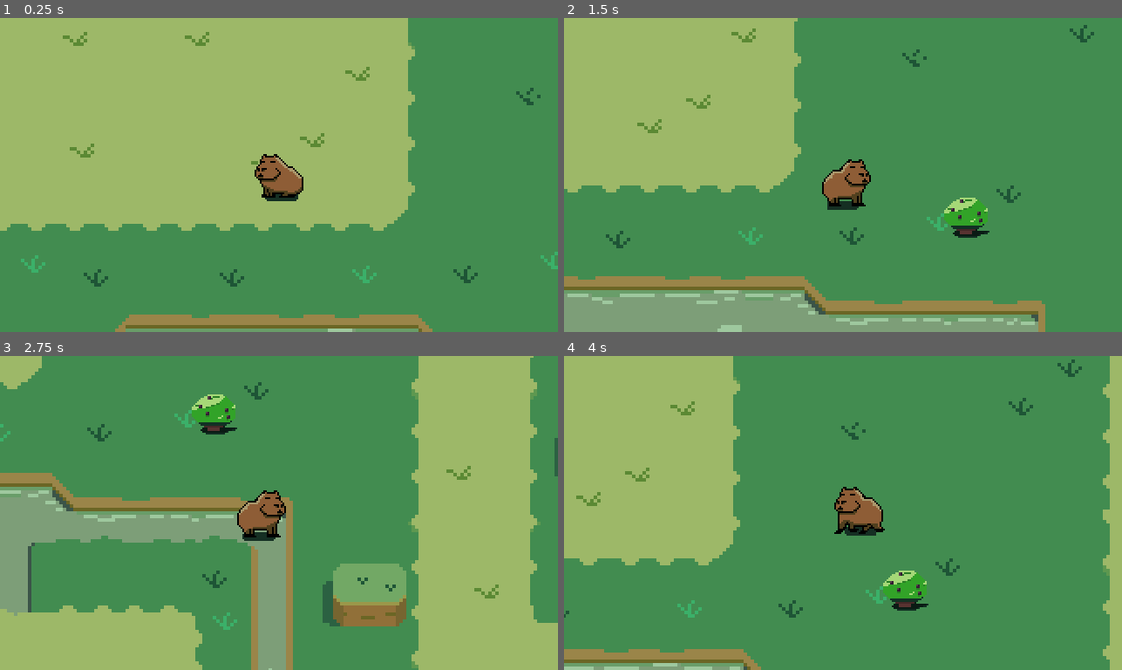
Above: before the commit, frames 1-4 (two rows, left to right).
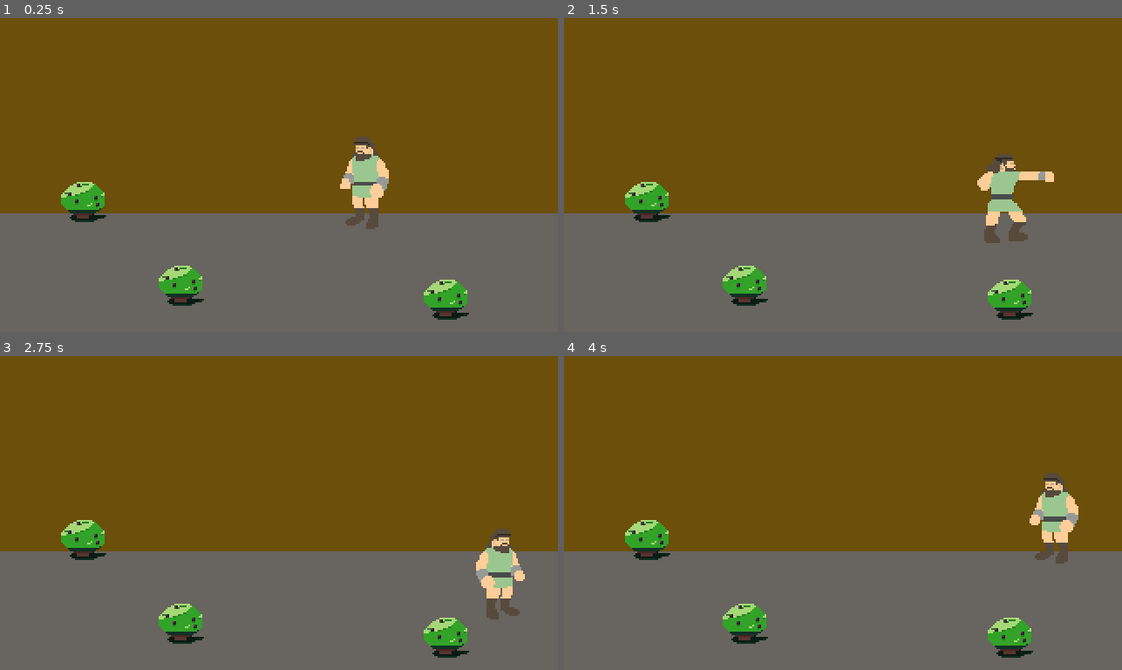
Above: after the commit, the same moments.

Repository: JesusRoberto64/Taller-de-videojuegos
Game: Godot game, scene res://Escenas/Peleas/arena.tscn
Same seed, same stepped clock (60 frames per second), same inputs: the game is played once before the commit and once after it. Before the commit the project starts from res://Escenas/Movimiento/Simple/main.tscn.
Inputs:
- Up to frame 1 (0.25 s): no input
- Up to frame 2 (1.5 s): tap Enter at 0.5 s; hold Right (ui_right) 0.53-1.28 s; tap Z (punch, bound only after the commit) at 0.6, 1.35 s; hold Down (ui_down) from 1.28 s (still down)
- Up to frame 3 (2.75 s): release Down (ui_down) at 2.03 s; hold Right (ui_right) from 2.03 s (still down); tap Z (punch, bound only after the commit) at 2.1 s
- Up to frame 4 (4 s): release Right (ui_right) at 2.78 s; hold Up (ui_up) 2.78-3.53 s; tap Z (punch, bound only after the commit) at 2.85, 3.6 s; hold Left (ui_left) from 3.53 s (still down)

The runs differ from the first frame. In frame 1, 100% of the frame differs, in the area x 0-100%, y 0-100%; in frame 2, 100%; in frame 3, 100%; in frame 4, 100%.

Commit message:
peleas prueba

Diff:
--- /dev/null
+++ b/Escenas/Peleas/arena.tscn
@@ -0,0 +1,36 @@
+[gd_scene load_steps=5 format=3 uid="uid://buup3r6cv0guy"]
+
+[ext_resource type="Texture2D" uid="uid://dvktpvltgny3d" path="res://Recursos/arena.png" id="1_hymrc"]
+[ext_resource type="PackedScene" uid="uid://bauegx3xiajpq" path="res://Escenas/Peleas/player.tscn" id="1_q1bo8"]
+[ext_resource type="PackedScene" uid="uid://bpmstsjxfvd6q" path="res://Escenas/Peleas/saco.tscn" id="2_l5i6v"]
+
+[sub_resource type="RectangleShape2D" id="RectangleShape2D_l5i6v"]
+size = Vector2(320, 30)
+
+[node name="Arena" type="Node2D"]
+metadata/_edit_horizontal_guides_ = [92.0]
+
+[node name="Arena" type="Sprite2D" parent="."]
+texture = ExtResource("1_hymrc")
+centered = false
+metadata/_edit_group_ = true
+metadata/_edit_lock_ = true
+
+[node name="StaticBody2D" type="StaticBody2D" parent="Arena"]
+
+[node name="CollisionShape2D" type="CollisionShape2D" parent="Arena/StaticBody2D"]
+position = Vector2(160, 54)
+shape = SubResource("RectangleShape2D_l5i6v")
+disabled = true
+
+[node name="Saco" parent="." instance=ExtResource("2_l5i6v")]
+position = Vector2(104, 152)
+
+[node name="Saco2" parent="." instance=ExtResource("2_l5i6v")]
+position = Vector2(256, 160)
+
+[node name="Saco3" parent="." instance=ExtResource("2_l5i6v")]
+position = Vector2(48, 104)
+
+[node name="player" parent="." instance=ExtResource("1_q1bo8")]
+position = Vector2(209, 92)
--- /dev/null
+++ b/Escenas/Peleas/player.gd
@@ -0,0 +1,81 @@
+extends CharacterBody2D
+
+var speed = 100.0
+var direction = Vector2(1.0, 0.0)
+var is_attacking = false
+var is_stoped = false
+
+var combo_buffer = false
+var is_combo = false
+
+@onready var punch_box = $Hitboxes/PunchShape
+@onready var upercut_box = $Hitboxes/UpercutShape
+@onready var kick_box = $Hitboxes/KickShape
+
+@onready var anim_spr : AnimatedSprite2D = $AnimatedSprite2D
+@onready var hit_boxes = $Hitboxes
+
+
+func _physics_process(_delta: float) -> void:
+	var mov = Input.get_vector("ui_left", "ui_right", "ui_up", "ui_down")
+
+	# Poner direccion
+	if mov.x != 0.0:
+		direction.x = roundf(mov.x)
+		anim_spr.scale.x = -direction.x
+		hit_boxes.scale.x = -direction.x
+
+	# Combo
+	if is_attacking and is_combo:
+		if Input.is_action_just_pressed("punch") and !combo_buffer:
+			combo_buffer = true
+
+	# Golpe
+	if Input.is_action_just_pressed("punch") and !is_attacking:
+		is_attacking = true
+		punch_box.disabled = false
+		anim_spr.play("hit_punch") # Empezar cadena
+		is_stoped = true
+		is_combo = true
+
+	if is_stoped:
+		mov = Vector2.ZERO
+
+	velocity = mov * speed
+	move_and_slide()
+
+	# Limite de escenario sin colisiones (temporal)
+	position.y = clamp(position.y, 90.0, 150.0)
+
+func _on_punch_body_entered(body: Node2D) -> void:
+	body.queue_free()
+
+func _on_animation_finished() -> void:
+	var prefix = anim_spr.get_animation().get_slice("_", 0)
+
+	if combo_buffer:
+		match anim_spr.get_animation():
+			"hit_punch":
+				anim_spr.play("hit_upercut")
+				punch_box.disabled = true
+				upercut_box.disabled = false
+				pass
+			"hit_upercut":
+				anim_spr.play("hit_kick")
+				upercut_box.disabled = true
+				kick_box.disabled = false
+				is_combo = false
+		combo_buffer = false
+		return
+
+	if prefix == "hit":
+		is_attacking = false
+
+		punch_box.disabled = true
+		upercut_box.disabled = true
+		kick_box.disabled = true
+
+		anim_spr.play("idle")
+		is_stoped = false
+		is_combo = false
+		combo_buffer = false
--- /dev/null
+++ b/Escenas/Peleas/player.tscn
@@ -0,0 +1,140 @@
+[gd_scene load_steps=15 format=3 uid="uid://bauegx3xiajpq"]
+
+[ext_resource type="Script" uid="uid://cekp4hhxmbbay" path="res://Escenas/Peleas/player.gd" id="1_1avs2"]
+[ext_resource type="Texture2D" uid="uid://bb40buwumvvtx" path="res://Recursos/Sanson.png" id="1_j1yls"]
+[ext_resource type="Texture2D" uid="uid://kd4ahxrmsrjm" path="res://Recursos/sanson_00.png" id="2_k8hwq"]
+
+[sub_resource type="AtlasTexture" id="AtlasTexture_0h544"]
+atlas = ExtResource("2_k8hwq")
+region = Rect2(92, 61, 46, 61)
+
+[sub_resource type="AtlasTexture" id="AtlasTexture_7w6ij"]
+atlas = ExtResource("2_k8hwq")
+region = Rect2(46, 0, 46, 61)
+
+[sub_resource type="AtlasTexture" id="AtlasTexture_1avs2"]
+atlas = ExtResource("1_j1yls")
+region = Rect2(46, 0, 46, 61)
+
+[sub_resource type="AtlasTexture" id="AtlasTexture_3phhw"]
+atlas = ExtResource("2_k8hwq")
+region = Rect2(46, 61, 46, 61)
+
+[sub_resource type="AtlasTexture" id="AtlasTexture_is6en"]
+atlas = ExtResource("2_k8hwq")
+region = Rect2(92, 0, 46, 61)
+
+[sub_resource type="AtlasTexture" id="AtlasTexture_k8hwq"]
+atlas = ExtResource("1_j1yls")
+region = Rect2(0, 0, 46, 61)
+
+[sub_resource type="SpriteFrames" id="SpriteFrames_7w6ij"]
+animations = [{
+"frames": [{
+"duration": 1.0,
+"texture": SubResource("AtlasTexture_0h544")
+}, {
+"duration": 1.0,
+"texture": SubResource("AtlasTexture_0h544")
+}],
+"loop": false,
+"name": &"hit_kick",
+"speed": 5.0
+}, {
+"frames": [{
+"duration": 1.0,
+"texture": SubResource("AtlasTexture_7w6ij")
+}, {
+"duration": 1.0,
+"texture": SubResource("AtlasTexture_1avs2")
+}, {
+"duration": 1.0,
+"texture": SubResource("AtlasTexture_1avs2")
+}, {
+"duration": 1.0,
+"texture": SubResource("AtlasTexture_7w6ij")
+}],
+"loop": false,
+"name": &"hit_punch",
+"speed": 12.0
+}, {
+"frames": [{
+"duration": 1.0,
+"texture": SubResource("AtlasTexture_3phhw")
+}, {
+"duration": 1.0,
+"texture": SubResource("AtlasTexture_is6en")
+}, {
+"duration": 1.0,
+"texture": SubResource("AtlasTexture_is6en")
+}],
+"loop": false,
+"name": &"hit_upercut",
+"speed": 8.0
+}, {
+"frames": [{
+"duration": 1.0,
+"texture": SubResource("AtlasTexture_k8hwq")
+}],
+"loop": true,
+"name": &"idle",
+"speed": 5.0
+}, {
+"frames": [{
+"duration": 1.0,
+"texture": SubResource("AtlasTexture_k8hwq")
+}],
+"loop": true,
+"name": &"walking",
+"speed": 5.0
+}]
+
+[sub_resource type="RectangleShape2D" id="RectangleShape2D_j1yls"]
+size = Vector2(17, 50)
+
+[sub_resource type="RectangleShape2D" id="RectangleShape2D_1avs2"]
+size = Vector2(23, 11)
+
+[sub_resource type="RectangleShape2D" id="RectangleShape2D_fuplt"]
+size = Vector2(22, 20)
+
+[sub_resource type="RectangleShape2D" id="RectangleShape2D_b0w0n"]
+size = Vector2(17, 20)
+
+[node name="player" type="CharacterBody2D"]
+script = ExtResource("1_1avs2")
+
+[node name="AnimatedSprite2D" type="AnimatedSprite2D" parent="."]
+sprite_frames = SubResource("SpriteFrames_7w6ij")
+animation = &"hit_upercut"
+autoplay = "idle"
+offset = Vector2(-8, 0)
+
+[node name="CollisionShape2D" type="CollisionShape2D" parent="."]
+position = Vector2(0.5, 2)
+shape = SubResource("RectangleShape2D_j1yls")
+
+[node name="Hitboxes" type="Area2D" parent="."]
+collision_layer = 2
+collision_mask = 2
+
+[node name="PunchShape" type="CollisionShape2D" parent="Hitboxes"]
+position = Vector2(-19.5, -7.5)
+shape = SubResource("RectangleShape2D_1avs2")
+disabled = true
+debug_color = Color(0.930994, 0.234165, 0.311919, 0.42)
+
+[node name="KickShape" type="CollisionShape2D" parent="Hitboxes"]
+position = Vector2(-19, 13)
+shape = SubResource("RectangleShape2D_fuplt")
+disabled = true
+debug_color = Color(0.929412, 0.223529, 0.313726, 0.419608)
+
+[node name="UpercutShape" type="CollisionShape2D" parent="Hitboxes"]
+position = Vector2(-16.5, -13)
+shape = SubResource("RectangleShape2D_b0w0n")
+disabled = true
+debug_color = Color(0.930994, 0.234165, 0.311919, 0.42)
+
+[connection signal="animation_finished" from="AnimatedSprite2D" to="." method="_on_animation_finished"]
+[connection signal="body_entered" from="Hitboxes" to="." method="_on_punch_body_entered"]
--- /dev/null
+++ b/Escenas/Peleas/saco.tscn
@@ -0,0 +1,17 @@
+[gd_scene load_steps=3 format=3 uid="uid://bpmstsjxfvd6q"]
+
+[ext_resource type="Texture2D" uid="uid://jk55a8txd5tv" path="res://Recursos/arbusto.png" id="1_komgv"]
+
+[sub_resource type="RectangleShape2D" id="RectangleShape2D_3740o"]
+size = Vector2(25, 21)
+
+[node name="Saco" type="StaticBody2D"]
+collision_layer = 3
+collision_mask = 3
+
+[node name="Arbusto" type="Sprite2D" parent="."]
+texture = ExtResource("1_komgv")
+
+[node name="CollisionShape2D" type="CollisionShape2D" parent="."]
+position = Vector2(-0.5, 0.5)
+shape = SubResource("RectangleShape2D_3740o")
--- a/project.godot
+++ b/project.godot
@@ -11,7 +11,7 @@
 [application]
 
 config/name="Taller de Videojuegos"
-run/main_scene="uid://dtki6ywokbp6j"
+run/main_scene="uid://buup3r6cv0guy"
 config/features=PackedStringArray("4.4", "GL Compatibility")
 run/delta_smoothing=false
 config/icon="res://icon.svg"
@@ -57,6 +57,11 @@
 , Object(InputEventKey,"resource_local_to_scene":false,"resource_name":"","device":-1,"window_id":0,"alt_pressed":false …(183 unchanged characters)…
 ]
 }
+punch={
+"deadzone": 0.2,
+"events": [Object(InputEventKey,"resource_local_to_scene":false,"resource_name":"","device":-1,"window_id":0,"alt_pressed":false,"shift_pressed":false,"ctrl_pressed":false,"meta_pressed":false,"pressed":false,"keycode":0,"physical_keycode":90,"key_label":0,"unicode":122,"location":0,"echo":false,"script":null)
+]
+}
 
 [rendering]
 
Not shown, added: Escenas/Peleas/player.gd.uid
Binary file added: Recursos/Sanson.png
Not shown, added: Recursos/Sanson.png.import
Binary file added: Recursos/arena.png
Not shown, added: Recursos/arena.png.import
Binary file added: Recursos/sanson_00.png
Not shown, added: Recursos/sanson_00.png.import
